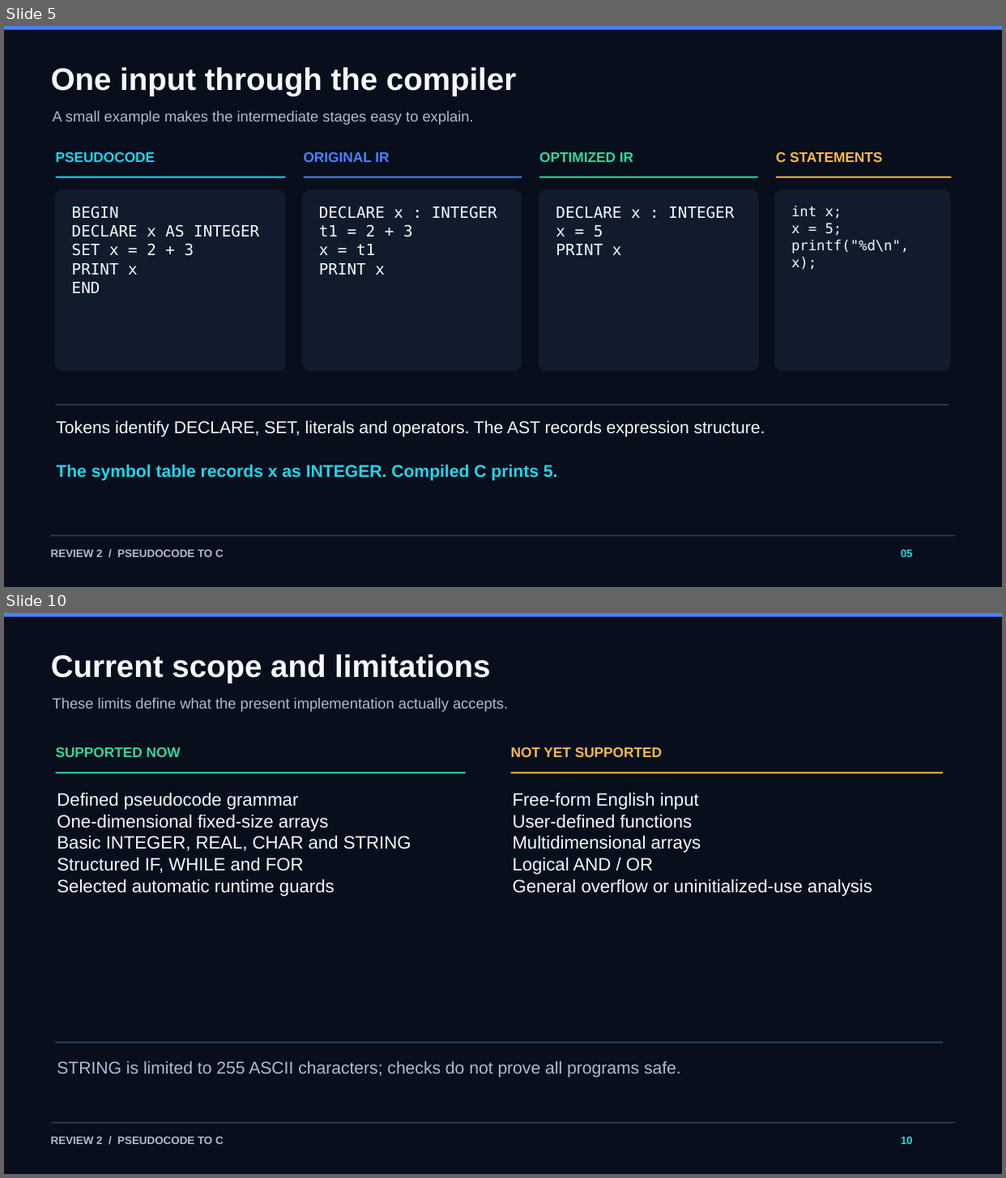
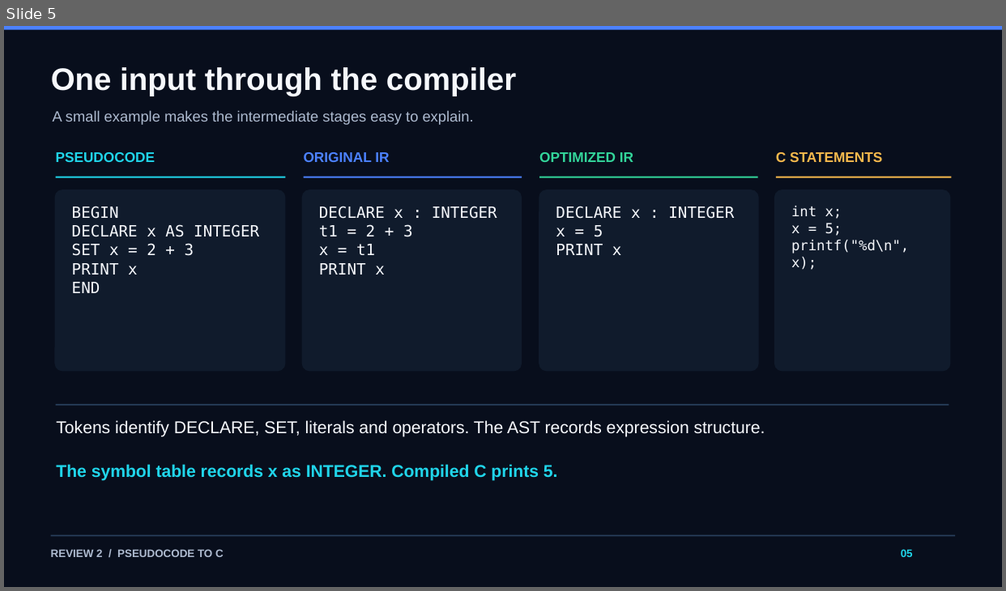
Before and after one commit to Sashwath-sash/pseudocode-to-c, a slide deck: docs/Pseudocode_to_C_Review2.pptx. Shown one above the other, each under a label of ours: slides 5 and 10 before the commit, slide 5 after it; the slides between them are not shown. The pictures are 1006x1178 and 1006x591 pixels, drawn with LibreOffice and Linux fonts; fonts in the diff are those of the drawing. Boxes give left, top, right and bottom in pixels: in the first picture for what was removed or moved away, otherwise in the second. Text is boxed around its words. In the diff, an @@ line names an element or a change of style, - is before the commit and + after.

Commit message:
Show end-to-end compiler examples in Review 2 deck

```diff
--- a/docs/Pseudocode_to_C_Review2.pptx
+++ b/docs/Pseudocode_to_C_Review2.pptx
@@ slide 10 removed at [4,613,1002,1174], background #080E1C @@
@@ rectangle removed at [4,613,1002,617] @@
@@ text removed at [51,654,490,683] @@
-Current scope and limitations
@@ text removed at [53,697,508,712] @@
-These limits define what the present implementation actually accepts.
@@ text removed at [56,747,181,757] @@
-SUPPORTED NOW
@@ text removed at [511,747,662,757] @@
-NOT YET SUPPORTED
@@ rectangle removed at [56,772,466,773] @@
@@ rectangle removed at [511,772,943,773] @@
@@ text removed at [57,793,411,897] @@
-Defined pseudocode grammar
-One-dimensional fixed-size arrays
-Basic INTEGER, REAL, CHAR and STRING
-Structured IF, WHILE and FOR
-Selected automatic runtime guards
@@ text removed at [513,793,872,897] @@
-Free-form English input
-User-defined functions
-Multidimensional arrays
-Logical AND / OR
-General overflow or uninitialized-use analysis
@@ rectangle removed at [56,1042,943,1043] @@
@@ text removed at [57,1061,681,1078] @@
-STRING is limited to 255 ASCII characters; checks do not prove all programs safe.
@@ rectangle removed at [50,1122,955,1123] @@
@@ text removed at [51,1136,224,1144] @@
-REVIEW 2 / PSEUDOCODE TO C
@@ text removed at [901,1136,913,1144] @@
-10
```
Also in this commit, not shown: 1 slide changed, 5 slides added, 4 other slides removed.
